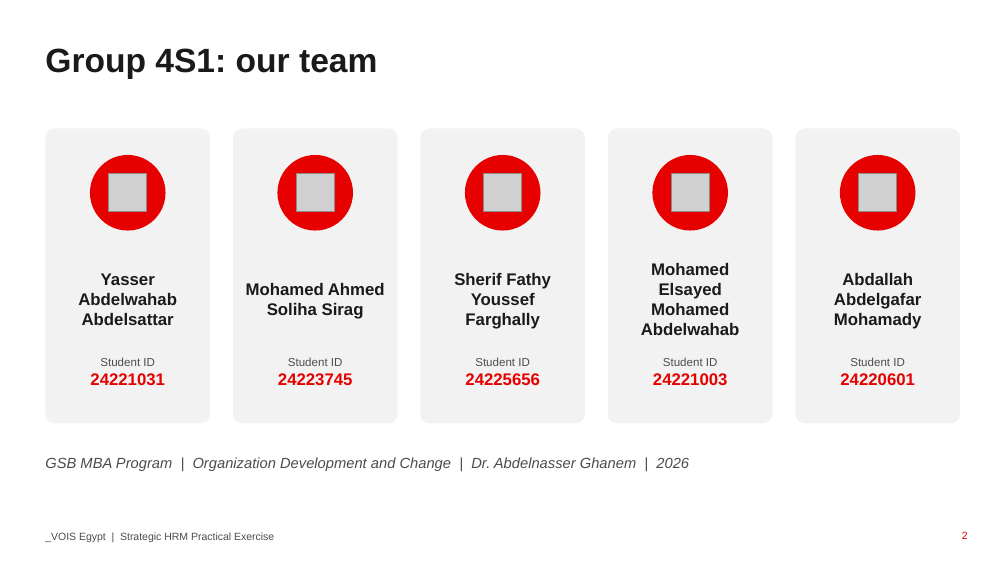
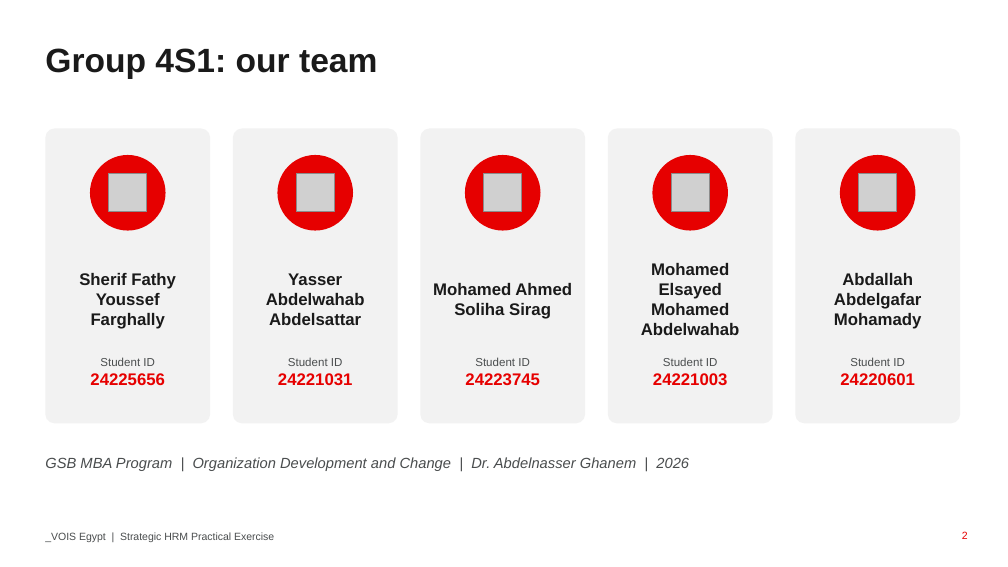
Before and after one commit to sheriffathyyousseffarghally-pixel/lolos-farm-privacy, a slide deck: slide 2 of VOIS_Strategy_Sherif_24225656.pptx. Drawn at 1008x567 pixels with LibreOffice and Linux fonts; fonts in the diff are those of the drawing; grey boxes stand for pictures. Boxes give left, top, right and bottom in pixels: in the first picture for what was removed or moved away, otherwise in the second. Text is boxed around its words. In the diff, an @@ line names an element or a change of style, - is before the commit and + after.

```diff
--- a/VOIS_Strategy_Sherif_24225656.pptx
+++ b/VOIS_Strategy_Sherif_24225656.pptx
@@ text at bbox=[79, 273, 176, 329]: text changed @@
-Yasser Abdelwahab Abdelsattar
+Sherif Fathy Youssef Farghally
@@ text at bbox=[266, 273, 365, 325]: text changed @@
-Mohamed Ahmed Soliha Sirag
+Yasser Abdelwahab Abdelsattar
@@ text at bbox=[433, 283, 572, 319]: text changed @@
-Sherif Fathy Youssef Farghally
+Mohamed Ahmed Soliha Sirag
@@ text at bbox=[90, 373, 165, 385]: text changed @@
-24221031
+24225656
@@ text at bbox=[278, 373, 353, 385]: text changed @@
-24223745
+24221031
@@ text at bbox=[465, 373, 540, 385]: text changed @@
-24225656
+24223745
```
